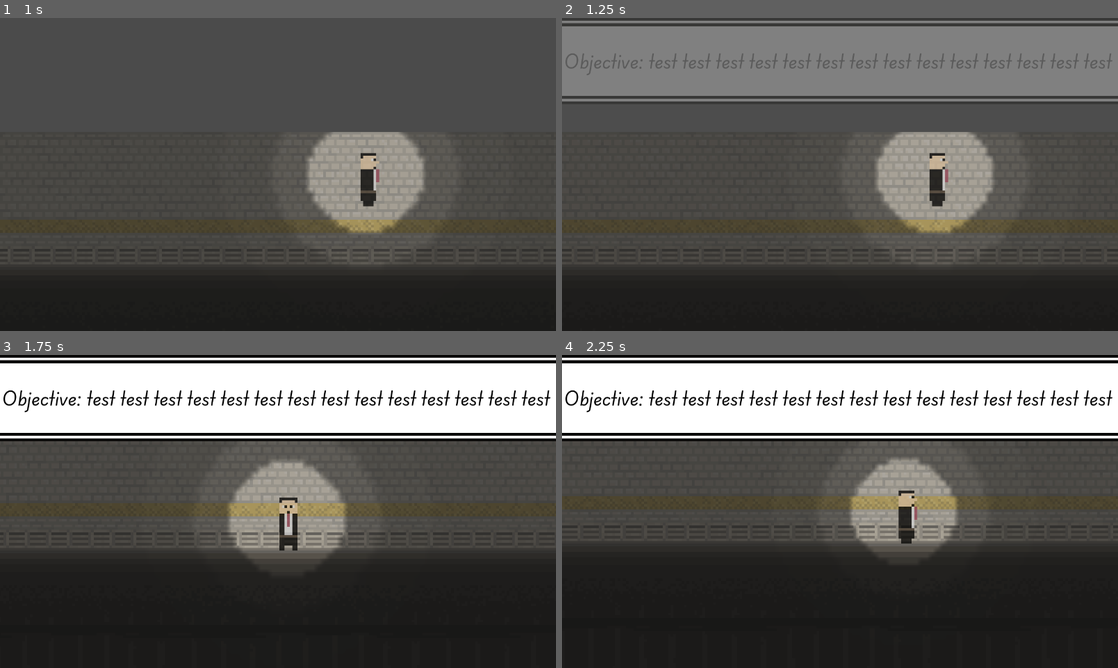
Above: before the commit, frames 1-4 (two rows, left to right).
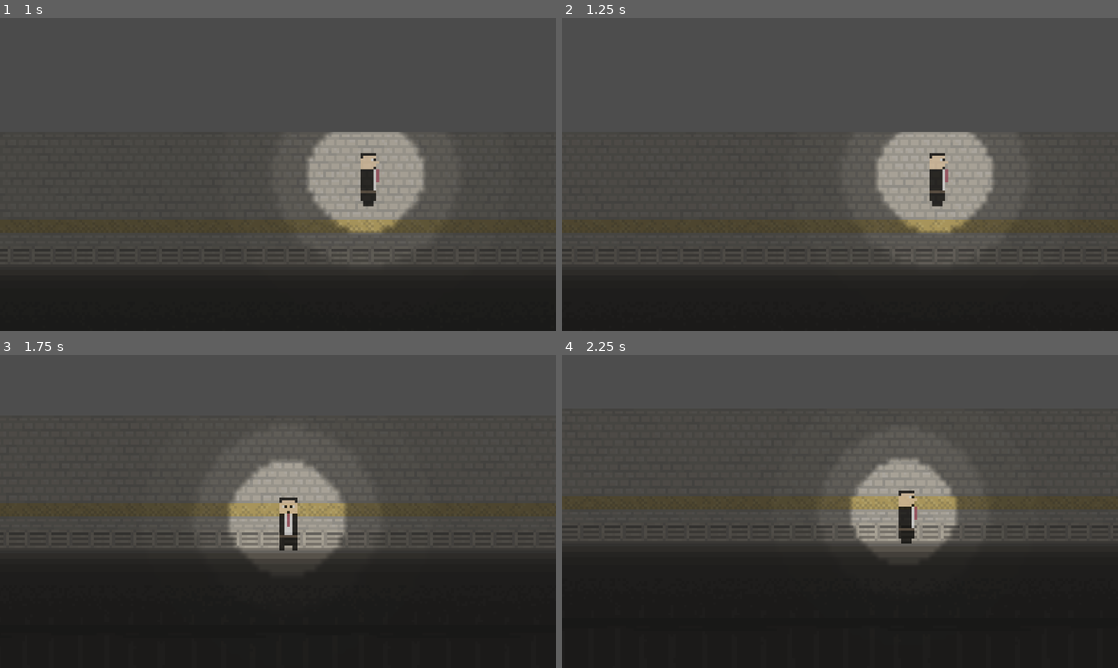
Above: after the commit, the same moments.

Repository: GrantHeath05/brackey-game-jam-2026_1
Game: Godot game, scene res://Scenes/main.tscn
The game is run twice, just before and just after one commit, with the same random seed, the same clock (stepped at 60 frames per second) and the same inputs.
Inputs:
- Up to frame 1 (1 s): hold D (Right) from 0.53 s (still down)
- Up to frame 2 (1.25 s): keep holding D (Right)
- Up to frame 3 (1.75 s): release D (Right) at 1.28 s; hold Down (Down) from 1.28 s (still down)
- Up to frame 4 (2.25 s): release Down (Down) at 2.03 s; hold D (Right) from 2.03 s (still down)

Frame 1 is identical in both runs. In frame 2, 23% of the frame differs, in the area x 0-100%, y 0-27%; in frame 3, 27%, in the area x 0-100%, y 0-28%; in frame 4, 27%.

Commit message:
added footsteps & improved player animations
added footsteps sounds & improved player animations with idle in 4 directions

Diff:
--- a/Scenes/player.tscn
+++ b/Scenes/player.tscn
@@ -1,10 +1,11 @@
-[gd_scene load_steps=13 format=3 uid="uid://b1ass8dr4qiol"]
+[gd_scene load_steps=18 format=3 uid="uid://b1ass8dr4qiol"]
 
 [ext_resource type="Script" uid="uid://bfr43wat8e4p3" path="res://Scripts/player_controller.gd" id="1_cvnsp"]
 [ext_resource type="Texture2D" uid="uid://drfpw0rlhgmrv" path="res://Sprites/temp_suit_player.png" id="1_v0iea"]
-[ext_resource type="Script" uid="uid://outfs6xa702r" path="res://player_camera.gd" id="3_6t5aa"]
+[ext_resource type="Script" uid="uid://outfs6xa702r" path="res://Scripts/player_camera.gd" id="3_6t5aa"]
 [ext_resource type="Texture2D" uid="uid://cv2lqflp2wgws" path="res://Sprites/light_sprites/light-1.png" id="4_x3wgy"]
-[ext_resource type="Script" uid="uid://jk87vknmwau0" path="res://player_light_script.gd" id="5_fkybt"]
+[ext_resource type="Script" uid="uid://jk87vknmwau0" path="res://Scripts/player_light_script.gd" id="5_fkybt"]
+[ext_resource type="AudioStream" uid="uid://b8kocr7sr2tjo" path="res://Audio/freesound_community-concrete-footsteps-6752.mp3" id="6_x3wgy"]
 
 [sub_resource type="CircleShape2D" id="CircleShape2D_8gbba"]
 
@@ -261,15 +262,223 @@
 "transitions": PackedFloat32Array(1),
 "update": 1,
 "values": [4]
+}
+
+[sub_resource type="Animation" id="Animation_3smsa"]
+resource_name = "idle_down"
+tracks/0/type = "value"
+tracks/0/imported = false
+tracks/0/enabled = true
+tracks/0/path = NodePath("Sprite2D:frame")
+tracks/0/interp = 1
+tracks/0/loop_wrap = true
+tracks/0/keys = {
+"times": PackedFloat32Array(0),
+"transitions": PackedFloat32Array(1),
+"update": 1,
+"values": [2]
+}
+tracks/1/type = "value"
+tracks/1/imported = false
+tracks/1/enabled = true
+tracks/1/path = NodePath("Sprite2D:vframes")
+tracks/1/interp = 1
+tracks/1/loop_wrap = true
+tracks/1/keys = {
+"times": PackedFloat32Array(0.033333335),
+"transitions": PackedFloat32Array(1),
+"update": 1,
+"values": [4]
+}
+tracks/2/type = "value"
+tracks/2/imported = false
+tracks/2/enabled = true
+tracks/2/path = NodePath("Sprite2D:hframes")
+tracks/2/interp = 1
+tracks/2/loop_wrap = true
+tracks/2/keys = {
+"times": PackedFloat32Array(0.033333335),
+"transitions": PackedFloat32Array(1),
+"update": 1,
+"values": [1]
+}
+tracks/3/type = "value"
+tracks/3/imported = false
+tracks/3/enabled = true
+tracks/3/path = NodePath("Sprite2D:texture")
+tracks/3/interp = 1
+tracks/3/loop_wrap = true
+tracks/3/keys = {
+"times": PackedFloat32Array(0.033333335),
+"transitions": PackedFloat32Array(1),
+"update": 1,
+"values": [ExtResource("1_v0iea")]
+}
+
+[sub_resource type="Animation" id="Animation_8erm5"]
+resource_name = "idle_up"
+tracks/0/type = "value"
+tracks/0/imported = false
+tracks/0/enabled = true
+tracks/0/path = NodePath("Sprite2D:frame")
+tracks/0/interp = 1
+tracks/0/loop_wrap = true
+tracks/0/keys = {
+"times": PackedFloat32Array(0),
+"transitions": PackedFloat32Array(1),
+"update": 1,
+"values": [1]
+}
+tracks/1/type = "value"
+tracks/1/imported = false
+tracks/1/enabled = true
+tracks/1/path = NodePath("Sprite2D:vframes")
+tracks/1/interp = 1
+tracks/1/loop_wrap = true
+tracks/1/keys = {
+"times": PackedFloat32Array(0.033333335),
+"transitions": PackedFloat32Array(1),
+"update": 1,
+"values": [4]
+}
+tracks/2/type = "value"
+tracks/2/imported = false
+tracks/2/enabled = true
+tracks/2/path = NodePath("Sprite2D:hframes")
+tracks/2/interp = 1
+tracks/2/loop_wrap = true
+tracks/2/keys = {
+"times": PackedFloat32Array(0.033333335),
+"transitions": PackedFloat32Array(1),
+"update": 1,
+"values": [1]
+}
+tracks/3/type = "value"
+tracks/3/imported = false
+tracks/3/enabled = true
+tracks/3/path = NodePath("Sprite2D:texture")
+tracks/3/interp = 1
+tracks/3/loop_wrap = true
+tracks/3/keys = {
+"times": PackedFloat32Array(0.033333335),
+"transitions": PackedFloat32Array(1),
+"update": 1,
+"values": [ExtResource("1_v0iea")]
+}
+
+[sub_resource type="Animation" id="Animation_f1ek2"]
+resource_name = "idle_left"
+tracks/0/type = "value"
+tracks/0/imported = false
+tracks/0/enabled = true
+tracks/0/path = NodePath("Sprite2D:frame")
+tracks/0/interp = 1
+tracks/0/loop_wrap = true
+tracks/0/keys = {
+"times": PackedFloat32Array(0),
+"transitions": PackedFloat32Array(1),
+"update": 1,
+"values": [3]
+}
+tracks/1/type = "value"
+tracks/1/imported = false
+tracks/1/enabled = true
+tracks/1/path = NodePath("Sprite2D:vframes")
+tracks/1/interp = 1
+tracks/1/loop_wrap = true
+tracks/1/keys = {
+"times": PackedFloat32Array(0.033333335),
+"transitions": PackedFloat32Array(1),
+"update": 1,
+"values": [4]
+}
+tracks/2/type = "value"
+tracks/2/imported = false
+tracks/2/enabled = true
+tracks/2/path = NodePath("Sprite2D:hframes")
+tracks/2/interp = 1
+tracks/2/loop_wrap = true
+tracks/2/keys = {
+"times": PackedFloat32Array(0.033333335),
+"transitions": PackedFloat32Array(1),
+"update": 1,
+"values": [1]
+}
+tracks/3/type = "value"
+tracks/3/imported = false
+tracks/3/enabled = true
+tracks/3/path = NodePath("Sprite2D:texture")
+tracks/3/interp = 1
+tracks/3/loop_wrap = true
+tracks/3/keys = {
+"times": PackedFloat32Array(0.033333335),
+"transitions": PackedFloat32Array(1),
+"update": 1,
+"values": [ExtResource("1_v0iea")]
+}
+
+[sub_resource type="Animation" id="Animation_tx1dd"]
+resource_name = "idle_right"
+tracks/0/type = "value"
+tracks/0/imported = false
+tracks/0/enabled = true
+tracks/0/path = NodePath("Sprite2D:frame")
+tracks/0/interp = 1
+tracks/0/loop_wrap = true
+tracks/0/keys = {
+"times": PackedFloat32Array(0),
+"transitions": PackedFloat32Array(1),
+"update": 1,
+"values": [0]
+}
+tracks/1/type = "value"
+tracks/1/imported = false
+tracks/1/enabled = true
+tracks/1/path = NodePath("Sprite2D:vframes")
+tracks/1/interp = 1
+tracks/1/loop_wrap = true
+tracks/1/keys = {
+"times": PackedFloat32Array(0.033333335),
+"transitions": PackedFloat32Array(1),
+"update": 1,
+"values": [4]
+}
+tracks/2/type = "value"
+tracks/2/imported = false
+tracks/2/enabled = true
+tracks/2/path = NodePath("Sprite2D:hframes")
+tracks/2/interp = 1
+tracks/2/loop_wrap = true
+tracks/2/keys = {
+"times": PackedFloat32Array(0.033333335),
+"transitions": PackedFloat32Array(1),
+"update": 1,
+"values": [1]
+}
+tracks/3/type = "value"
+tracks/3/imported = false
+tracks/3/enabled = true
+tracks/3/path = NodePath("Sprite2D:texture")
+tracks/3/interp = 1
+tracks/3/loop_wrap = true
+tracks/3/keys = {
+"times": PackedFloat32Array(0.033333335),
+"transitions": PackedFloat32Array(1),
+"update": 1,
+"values": [ExtResource("1_v0iea")]
 }
 
 [sub_resource type="AnimationLibrary" id="AnimationLibrary_3smsa"]
 _data = {
 &"RESET": SubResource("Animation_cvnsp"),
-&"down": SubResource("Animation_vgqql"),
-&"left": SubResource("Animation_fkybt"),
-&"right": SubResource("Animation_x3wgy"),
-&"up": SubResource("Animation_6t5aa")
+&"idle_down": SubResource("Animation_3smsa"),
+&"idle_left": SubResource("Animation_f1ek2"),
+&"idle_right": SubResource("Animation_tx1dd"),
+&"idle_up": SubResource("Animation_8erm5"),
+&"walk_down": SubResource("Animation_vgqql"),
+&"walk_left": SubResource("Animation_fkybt"),
+&"walk_right": SubResource("Animation_x3wgy"),
+&"walk_up": SubResource("Animation_6t5aa")
 }
 
 [node name="Player" type="CharacterBody2D"]
@@ -303,3 +512,6 @@
 texture_scale = 4.0
 height = 1.0
 script = ExtResource("5_fkybt")
+
+[node name="footstep_sound" type="AudioStreamPlayer2D" parent="."]
+stream = ExtResource("6_x3wgy")
--- a/Scenes/ui.tscn
+++ b/Scenes/ui.tscn
@@ -1,8 +1,7 @@
-[gd_scene load_steps=8 format=3 uid="uid://brvmxklahrka5"]
+[gd_scene load_steps=7 format=3 uid="uid://brvmxklahrka5"]
 
 [ext_resource type="Script" uid="uid://f0if1qvo7aqy" path="res://Scripts/fade_controls.gd" id="1_qdvrb"]
 [ext_resource type="Script" uid="uid://ut870ecfnuyb" path="res://Scripts/cutscene-renderer.gd" id="2_nf4gj"]
-[ext_resource type="PackedScene" uid="uid://odm2axqfyw6h" path="res://Scenes/objective_box.tscn" id="3_nf4gj"]
 
 [sub_resource type="Animation" id="Animation_6bp64"]
 length = 0.001
@@ -101,5 +100,3 @@
 grow_vertical = 2
 expand = true
 script = ExtResource("2_nf4gj")
-
-[node name="Objective_Box" parent="." instance=ExtResource("3_nf4gj")]
--- a/Scripts/player_controller.gd
+++ b/Scripts/player_controller.gd
@@ -1,11 +1,20 @@
 extends CharacterBody2D
 
 @export var speed: float = 200.0
-var players_input:= Vector2.ZERO
+
+var players_input := Vector2.ZERO
+var last_direction := "down"   # Used for idle animations
+
+
 func _physics_process(_delta: float) -> void:
 	movement_logic()
 	player_animation()
+	handle_footsteps()
 
+
+# -------------------------
+# MOVEMENT
+# -------------------------
 func movement_logic() -> void:
 	players_input = Vector2.ZERO
 
@@ -26,27 +35,55 @@
 		velocity = players_input * speed
 	else:
 		velocity = Vector2.ZERO
+
 	move_and_slide()
 
+
+# -------------------------
+# FOOTSTEP SOUND
+# -------------------------
+func handle_footsteps() -> void:
+	var moving := players_input != Vector2.ZERO
+
+	if moving and not $footstep_sound.playing:
+		$footstep_sound.play()
+
+	if not moving and $footstep_sound.playing:
+		$footstep_sound.stop()
+
+
+# -------------------------
+# ANIMATION
+# -------------------------
 func player_animation() -> void:
-	var anim := ""
+	var is_moving := players_input != Vector2.ZERO
+	var direction := get_facing_direction()
 
-	if players_input == Vector2.ZERO:
-		# anim = "idle"
-		anim="down"
+	if is_moving:
+		$Walking_animation.play("walk_" + direction)
 	else:
-		# Determine dominant axis
+		$Walking_animation.play("idle_" + direction)
+
+
+# -------------------------
+# DIRECTION HELPER
+# -------------------------
+func get_facing_direction() -> String:
+	# Update last_direction only when moving
+	if players_input != Vector2.ZERO:
+
+		# Horizontal dominates
 		if abs(players_input.x) > abs(players_input.y):
-			# Horizontal movement
 			if players_input.x > 0:
-				anim = "right"
+				last_direction = "right"
 			else:
-				anim = "left"
+				last_direction = "left"
+
+		# Vertical dominates
 		else:
-			# Vertical movement
 			if players_input.y > 0:
-				anim = "down"
+				last_direction = "down"
 			else:
-				anim = "up"
-	# print_debug(anim)
-	$Walking_animation.play(anim)
+				last_direction = "up"
+
+	return last_direction
--- a/project.godot
+++ b/project.godot
@@ -19,15 +19,18 @@
 
 window/size/viewport_width=1280
 window/size/viewport_height=720
+window/size/mode=3
 
 [file_customization]
 
 folder_colors={
+"res://Audio/": "gray",
 "res://Cutscenes/": "purple",
 "res://Scenes/": "blue",
 "res://Scripts/": "green",
 "res://Sprites/": "red",
-"res://Textures/": "pink"
+"res://Textures/": "pink",
+"res://fonts/": "orange"
 }
 
 [input]
Not shown, added: Audio/freesound_community-concrete-footsteps-6752.mp3.import
Renamed: player_camera.gd -> Scripts/player_camera.gd
Renamed: player_camera.gd.uid -> Scripts/player_camera.gd.uid
Renamed: player_light_script.gd -> Scripts/player_light_script.gd
Renamed: player_light_script.gd.uid -> Scripts/player_light_script.gd.uid
Not shown, added: Audio/freesound_community-concrete-footsteps-6752.mp3
